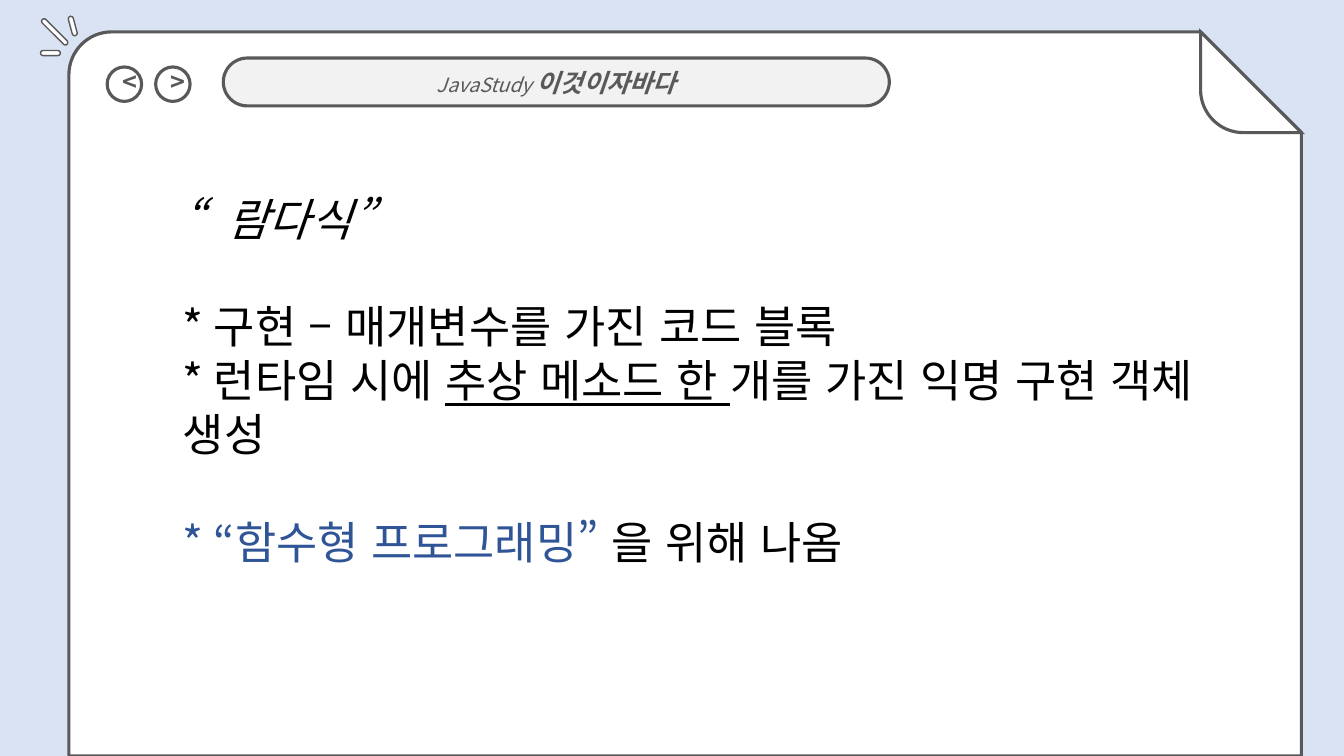
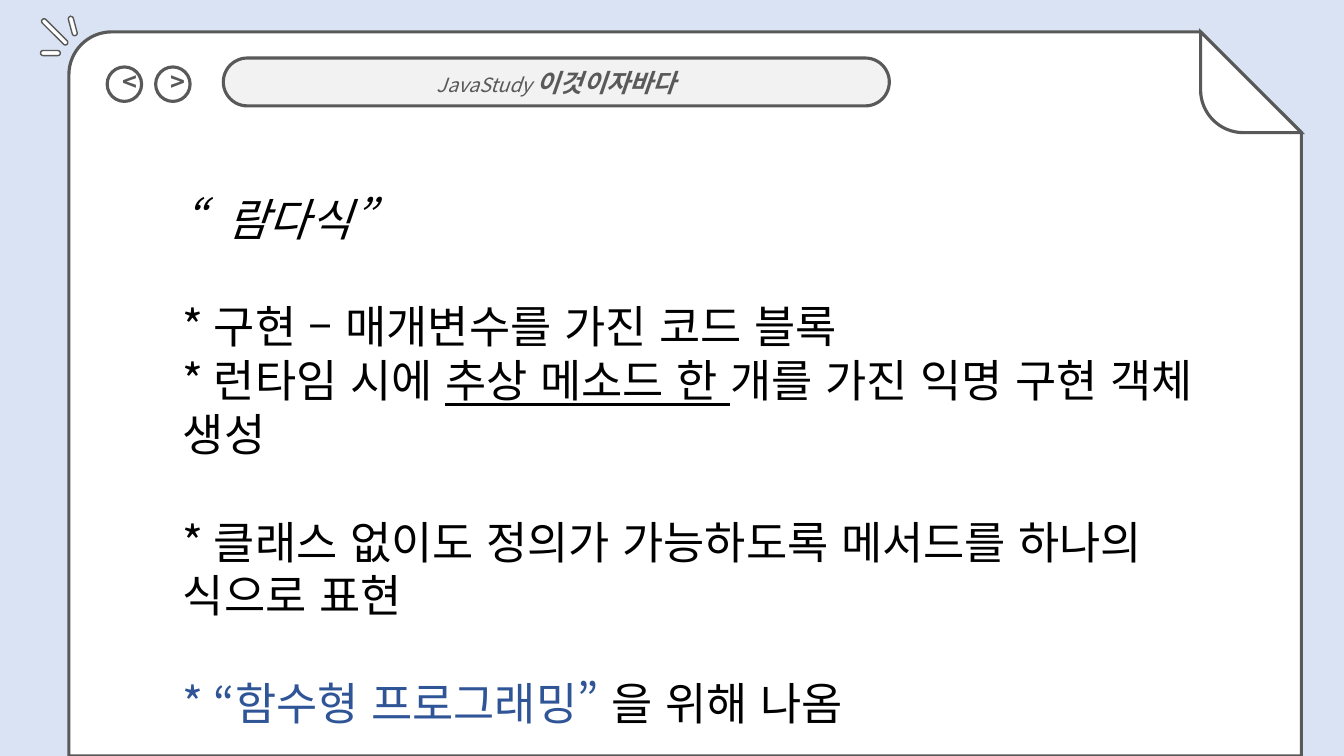
Before and after one commit to jihyyeshin/2019-1-Javastudy, a slide deck: slide 3 of 4주차/4.4 신지혜 발표자료.pptx. Drawn at 1344x756 pixels with LibreOffice and Linux fonts; fonts in the diff are those of the drawing. Boxes give left, top, right and bottom in pixels: in the first picture for what was removed or moved away, otherwise in the second. Text is boxed around its words. In the diff, an @@ line names an element or a change of style, - is before the commit and + after.

```diff
--- a/4주차/4.4 신지혜 발표자료.pptx
+++ b/4주차/4.4 신지혜 발표자료.pptx
@@ text at box(183, 522, 1142, 616): paragraph added @@
+* 클래스 없이도 정의가 가능하도록 메서드를 하나의 식으로 표현
```
Also in this commit, not shown: 7 other slides changed, 1 slide added, 1 slide removed.
